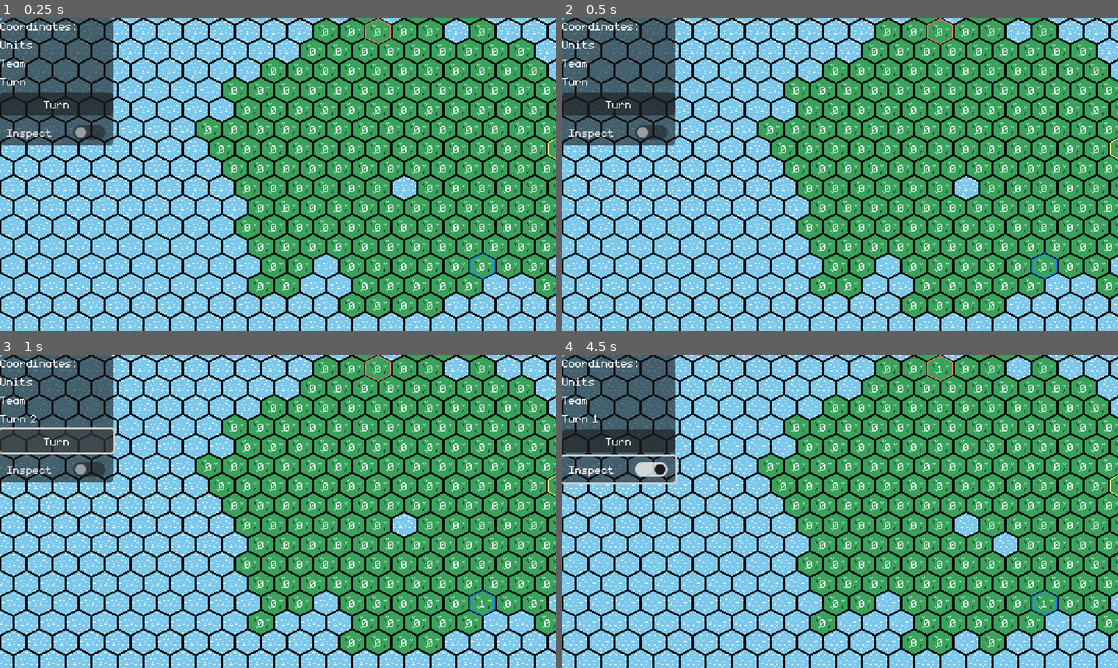
Above: before the commit, frames 1-4 (two rows, left to right).
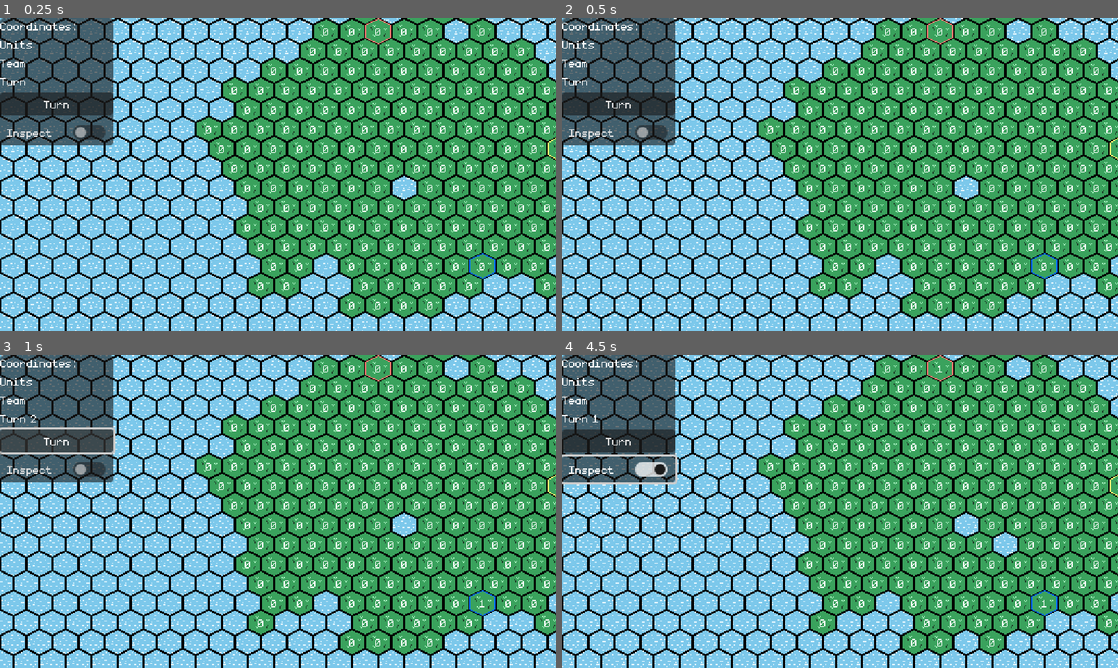
Above: after the commit, the same moments.

Repository: feored/LD54
Game: Godot game, scene res://scenes/main.tscn
Two runs of this game, one before a commit and one after it. Both use one fixed random seed, a clock stepped at 60 frames per second and the inputs below.
Inputs:
- Up to frame 1 (0.25 s): no input
- Up to frame 2 (0.5 s): no input
- Up to frame 3 (1 s): click "Turn" at 0.5 s
- Up to frame 4 (4.5 s): click "Inspect" at 1.25 s; click "Turn" at 2 s; click "Inspect" at 2.75 s; click "Turn" at 3.5 s; click "Inspect" at 4.25 s

Frame 1 is identical in both runs. In frame 2, 8.7% of the frame differs, in the area x 0-100%, y 0-100%; in frame 3, 7.2%; in frame 4, 8.4%.

Commit message:
change water speed

Diff:
--- a/scenes/camera/Camera2D.gd
+++ b/scenes/camera/Camera2D.gd
@@ -3,7 +3,7 @@
 const edge = 24
 const step = 2
 
-const limit = 72
+const limit = 24*4
 
 @onready var viewport_size = get_viewport().content_scale_size
 
--- a/scenes/main.tscn
+++ b/scenes/main.tscn
@@ -13,6 +13,7 @@
 texture_region_size = Vector2i(24, 24)
 use_texture_padding = false
 0:0/animation_columns = 8
+0:0/animation_speed = 3.0
 0:0/animation_frame_0/duration = 1.0
 0:0/animation_frame_1/duration = 1.0
 0:0/animation_frame_2/duration = 1.0
